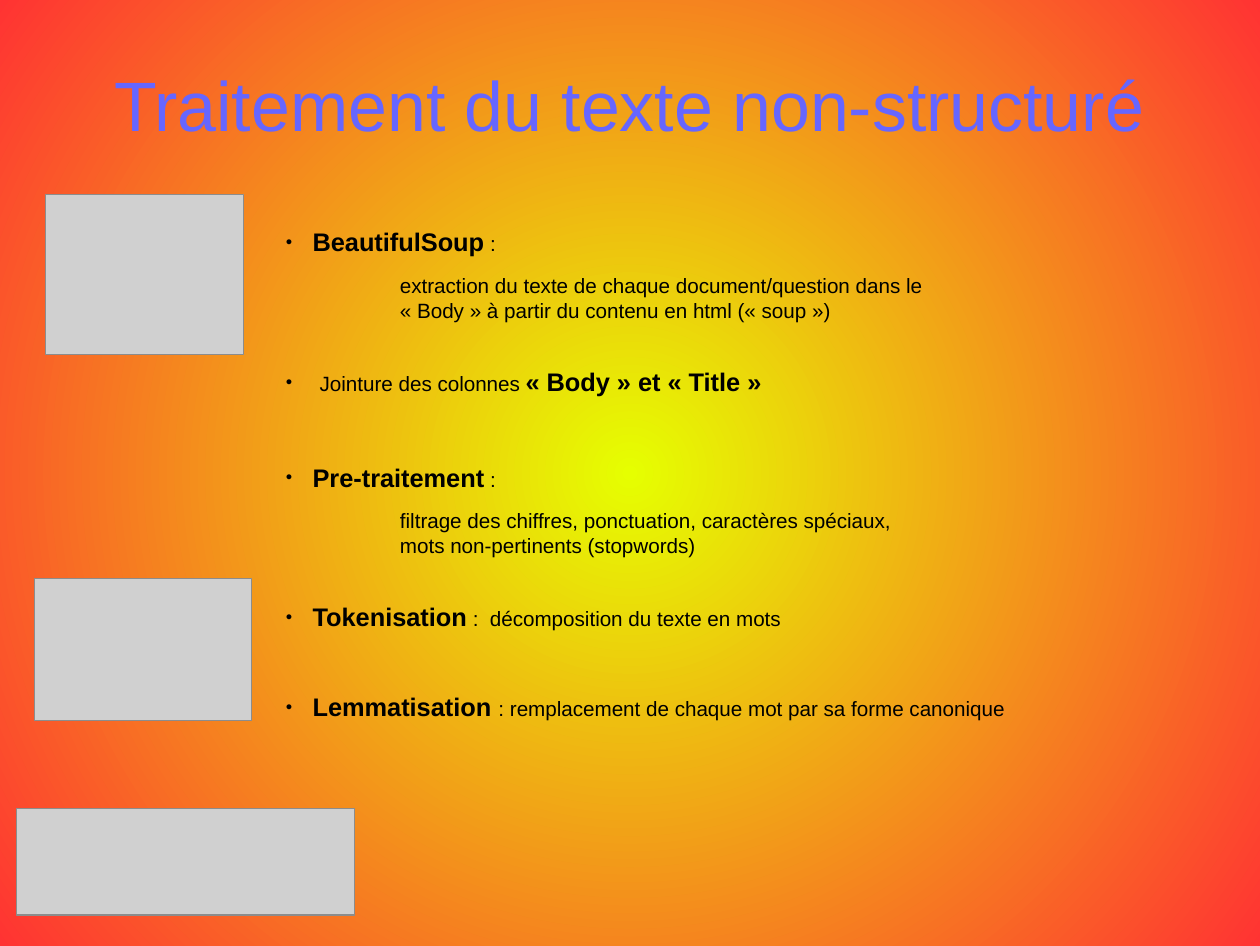
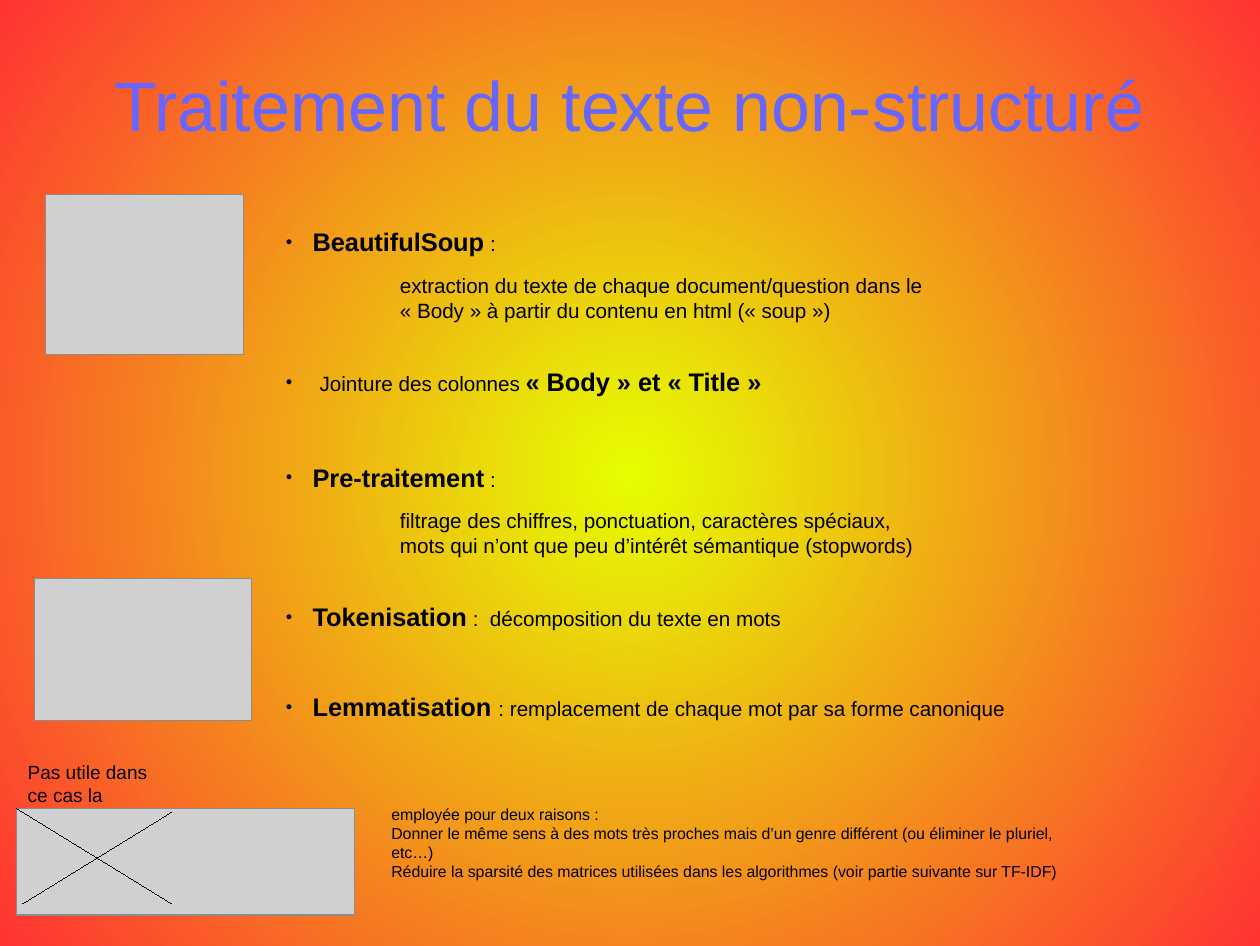
Before and after one commit to opsabarsec/NLP-automatic-tagging-stackoverflow-posts, a slide deck: slide 5 of documentation/P5_presentation.odp. Drawn at 1260x946 pixels with LibreOffice and Linux fonts; fonts in the diff are those of the drawing; grey boxes stand for pictures. Boxes give left, top, right and bottom in pixels: in the first picture for what was removed or moved away, otherwise in the second. Text is boxed around its words. In the diff, an @@ line names an element or a change of style, - is before the commit and + after.

```diff
--- a/documentation/P5_presentation.odp
+++ b/documentation/P5_presentation.odp
@@ text at (400, 537, 913, 558): text changed @@
-mots non-pertinents (stopwords)
+mots qui n’ont que peu d’intérêt sémantique (stopwords)
@@ text added at (28, 765, 147, 802), 12 pt, text #000000 @@
+Pas utile dans ce cas la
@@ line added from (16, 808) to (172, 903), #000000 0 pt @@
@@ text added at (391, 808, 1056, 881), 10 pt, text #000000 @@
+employée pour deux raisons :
+Donner le même sens à des mots très proches mais d’un genre différent (ou éliminer le pluriel, etc…)
+Réduire la sparsité des matrices utilisées dans les algorithmes (voir partie suivante sur TF-IDF)
@@ line added from (172, 812) to (23, 903), #000000 0 pt @@
```
Also in this commit, not shown: 2 other slides changed, 14 slides added, 14 slides removed, 1 other file.
